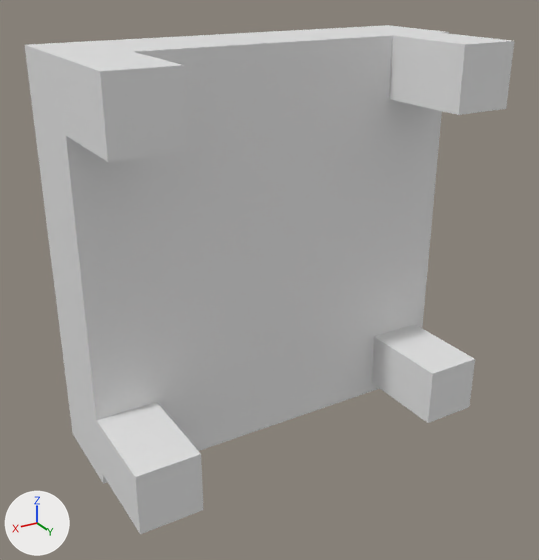
Two versions of the OBJ model landstalker/data/proxies/table_77.obj, one commit apart.
Both versions are drawn from a camera (50 mm lens) standing at (349.6, 40.6, 309.6) and looking at (320.7, -7.7, 285.5). Arrows for +X, +Y and +Z are at lower left; the lights stay in place. The picture after the commit comes second. Where no turn or scale is listed for an object, it has been applied to the vertices. Vertices at exactly the same position are counted once.

The older version as bpy lines, for what is in view:
```python
me_table_77 = bpy.data.meshes.new('table_77')
me_table_77.from_pydata(...)  # 39 vertices, 30 faces; spans x 303.0..336.0, y -16.0..0.0, z 271.0..304.0
ob_table_77 = bpy.data.objects.new('table_77', me_table_77)
ob_table_77.location = (0.0, 0.0, 0.0)
```
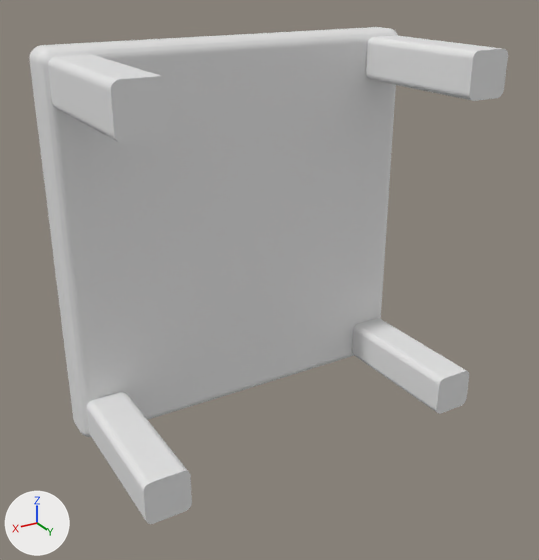
What the commit changed:
me_table_77 is used by ob_table_77; location (0.0, 0.0, 0.0).
me_table_77 had 39 vertices, 30 faces and spanned x 303.0..336.0, y -16.0..0.0, z 271.0..304.0.
me_table_77 now has 1672 vertices, 1662 faces and spans x 304.0..336.0, y -16.0..0.0, z 272.0..304.0.
me_table_77 part 1: the loose piece of 15 vertices spanning x 303.0..336.0, y -16.0..0.0, z 271.0..304.0 is rebuilt with 488 vertices and now spans x 304.0..336.0, y -16.0..-12.5, z 272.0..304.0.
me_table_77 part 2: the loose piece of 8 vertices spanning x 304.0..309.0, y -8.0..0.0, z 272.0..277.0 is rebuilt with 296 vertices and now spans x 304.5..308.1, y -12.8..0.0, z 272.5..276.1.
me_table_77 part 3: the loose piece of 8 vertices spanning x 331.0..336.0, y -8.0..0.0, z 272.0..277.0 is rebuilt with 296 vertices and now spans x 331.9..335.5, y -12.8..0.0, z 272.5..276.1.
me_table_77 part 4: the loose piece of 8 vertices spanning x 304.0..309.0, y -8.0..0.0, z 299.0..304.0 is rebuilt with 296 vertices and now spans x 304.5..308.1, y -12.8..0.0, z 299.9..303.5.
me_table_77 part 5: a new loose piece of 296 vertices spanning x 331.9..335.5, y -12.8..0.0, z 299.9..303.5.

Where the change shows, as pixel boxes (x1, y1, x2, y2) in the pictures (539 x 560 px):
'table_77', reshaped
    before: (25, 25, 514, 534)
    after: (29, 27, 508, 524)
part 1 of me_table_77, rebuilt (13% narrower, 11% shorter)
    before: (25, 25, 449, 484)
    after: (29, 27, 398, 437)
part 2 of me_table_77, rebuilt (12% wider)
    before: (371, 324, 475, 423)
    after: (352, 318, 469, 414)
part 3 of me_table_77, rebuilt
    before: (96, 402, 203, 534)
    after: (87, 392, 192, 524)
part 4 of me_table_77, rebuilt (13% wider, 19% shorter)
    before: (389, 33, 514, 115)
    after: (366, 35, 508, 101)
part 5 of me_table_77, added
    after: (48, 54, 173, 144)
